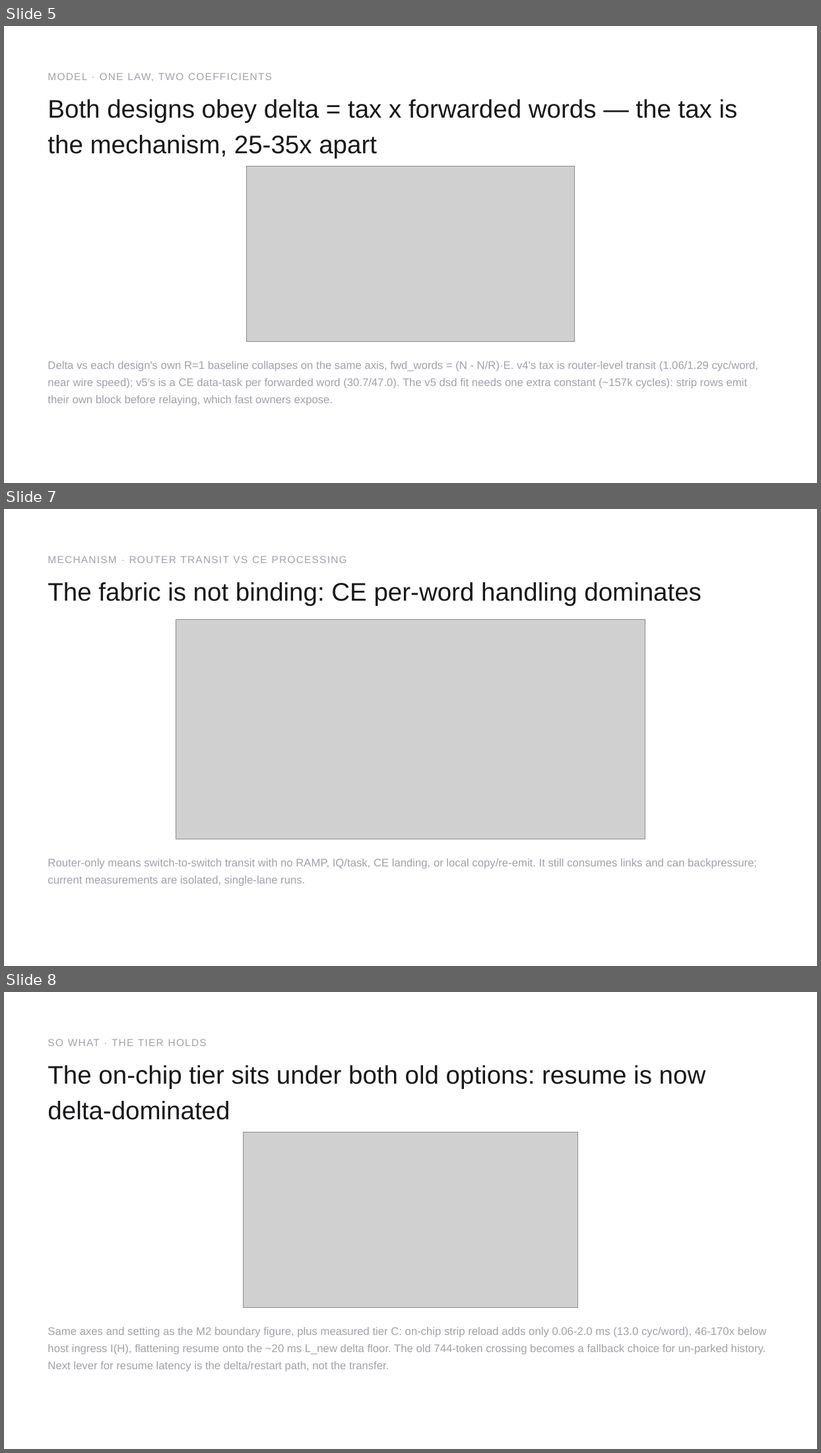
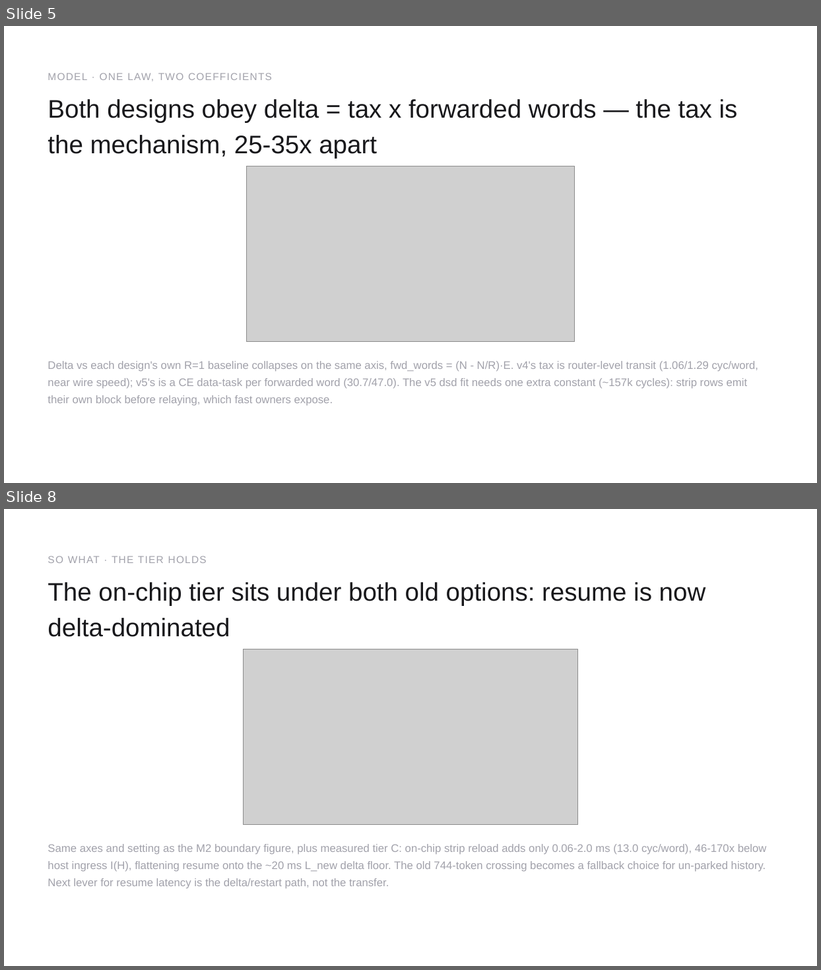
Before and after one commit to happyandslow/agent-memory, a slide deck: projects/WaferEngine-staging/meetings/2026-08-24.pptx. Shown one above the other, each under a label of ours: slides 5, 7 and 8 before the commit, slides 5 and 8 after it; the slides between them are not shown. The pictures are 821x1453 and 821x970 pixels, drawn with LibreOffice and Linux fonts; fonts in the diff are those of the drawing; grey boxes stand for pictures. Boxes give left, top, right and bottom in pixels: in the first picture for what was removed or moved away, otherwise in the second. Text is boxed around its words. In the diff, an @@ line names an element or a change of style, - is before the commit and + after.

Commit message:
WaferEngine-staging: weekly deck slides 6-7 rework (model panel; transport-vs-CE decomposition)

```diff
--- a/projects/WaferEngine-staging/meetings/2026-08-24.pptx
+++ b/projects/WaferEngine-staging/meetings/2026-08-24.pptx
@@ slide 7 removed at (x1=4, y1=509, x2=817, y2=966), background #FFFFFF @@
@@ text removed at (x1=48, y1=556, x2=347, y2=563) @@
-MECHANISM · ROUTER TRANSIT VS CE PROCESSING
@@ text removed at (x1=48, y1=582, x2=702, y2=605) @@
-The fabric is not binding: CE per-word handling dominates
@@ picture removed at (x1=176, y1=620, x2=645, y2=840) @@
@@ text removed at (x1=48, y1=859, x2=757, y2=887) @@
-Router-only means switch-to-switch transit with no RAMP, IQ/task, CE landing, or local copy/re-emit. It still consumes links and can backpressure; current measurements are isolated, single-lane runs.
```
Also in this commit, not shown: 2 slides added, 1 other slide removed, 9 other files.
